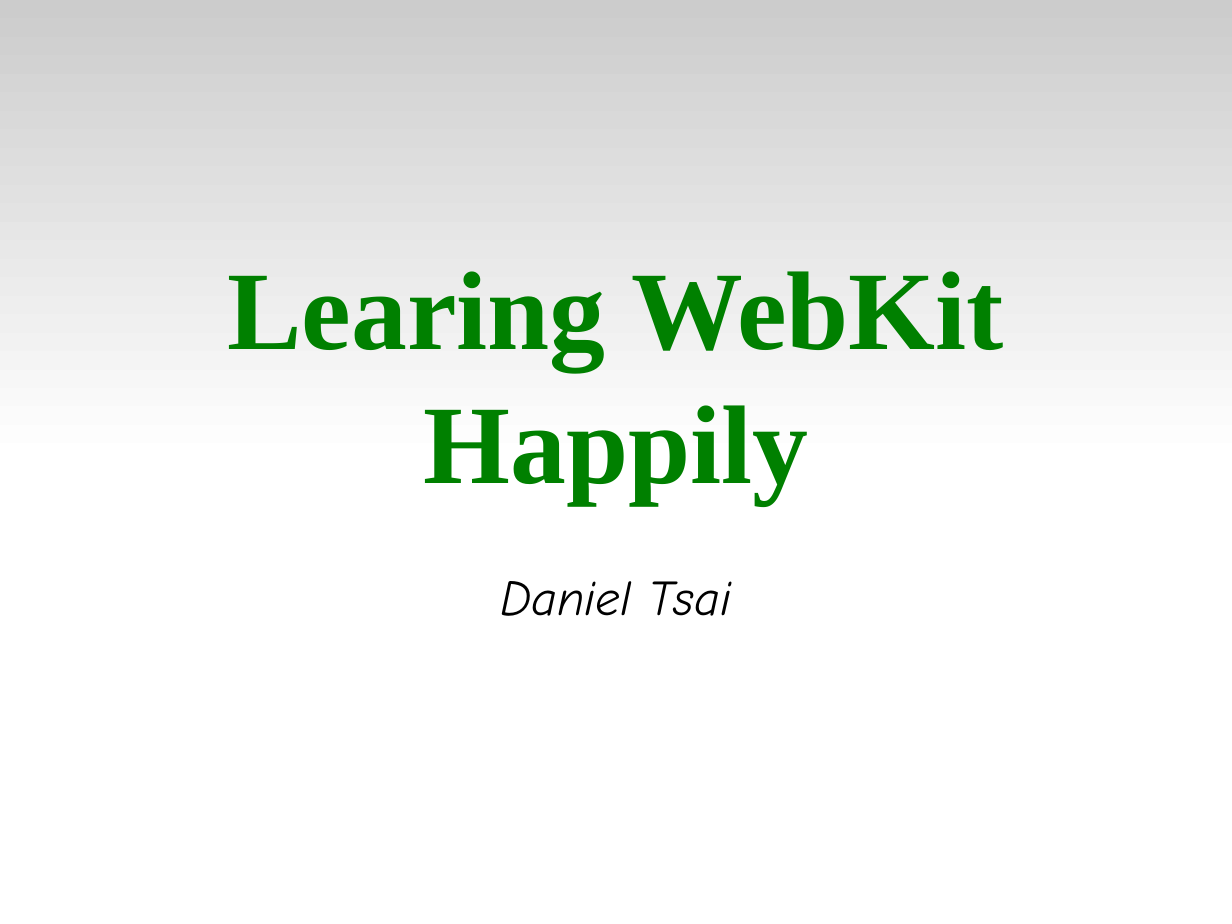
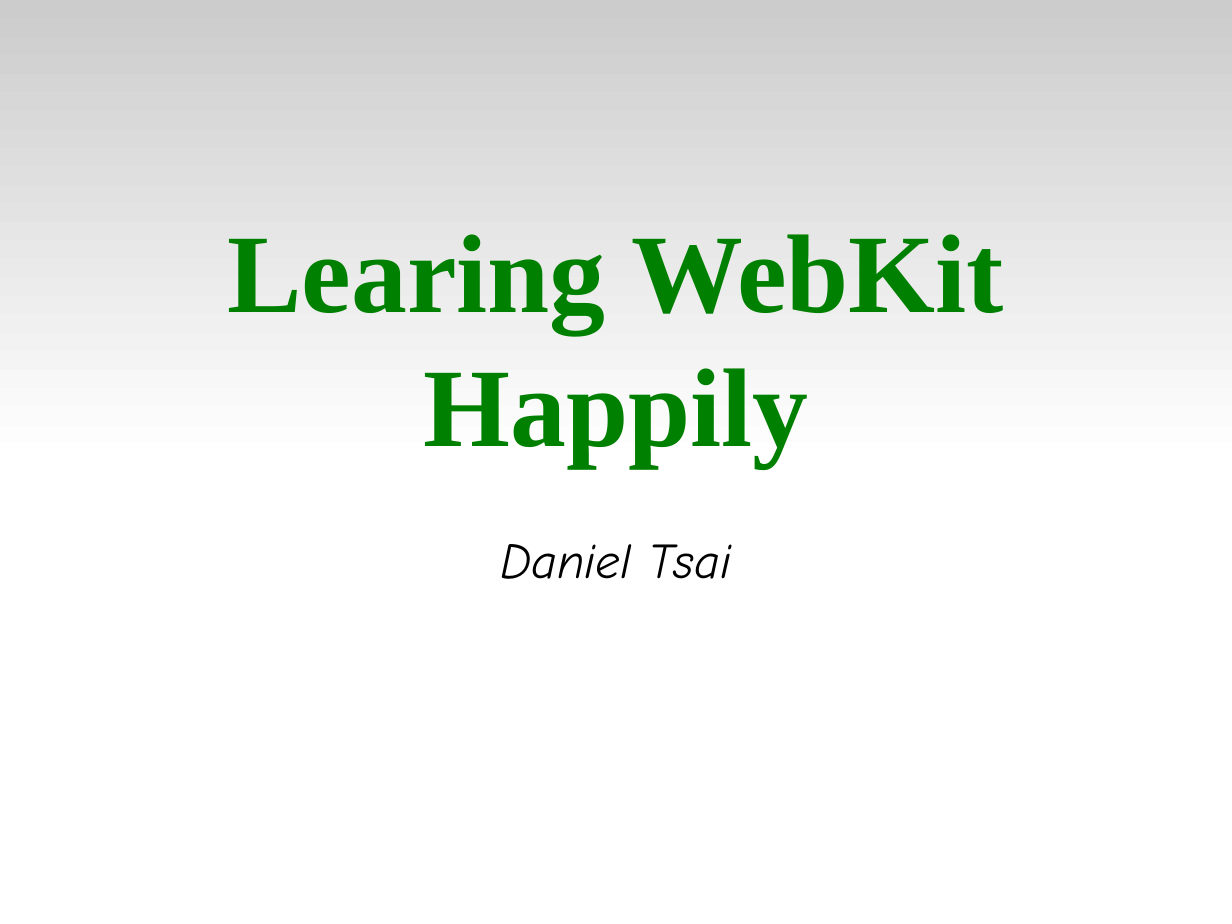
Before and after one commit to tsaicw/browser_research, a slide deck: slide 1 of WebKit/WebKit.odp. Drawn at 1232x924 pixels with LibreOffice and Linux fonts; fonts in the diff are those of the drawing. Boxes give left, top, right and bottom in pixels: in the first picture for what was removed or moved away, otherwise in the second. Text is boxed around its words. In the diff, an @@ line names an element or a change of style, - is before the commit and + after.

```diff
--- a/WebKit/WebKit.odp
+++ b/WebKit/WebKit.odp
@@ subtitle "Learing WebKit Happily": place and size @@
-subtitle "Learing WebKit Happily" at [227, 271, 1004, 616]
+subtitle "Learing WebKit Happily" at [227, 234, 1004, 579]
```
Also in this commit, not shown: 6 other slides changed, 2 slides added, 3 slides removed.
